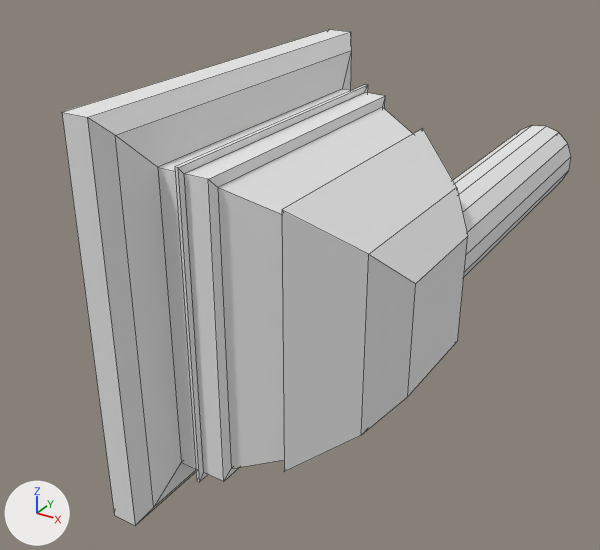
Two versions of the Blender file Models/Robot/robot_weapon_2.blend, one commit apart.
Before and after are seen from a camera (50 mm lens) standing at (8.75, -11.13, 6.61) and looking at (0.83, 1.34, -0.81). Lighting does not change. The marker at lower left points along +X, +Y and +Z. Mesh edges are drawn as thin lines.

Before the edit, the objects in view are built like this:
```python
me_cube = bpy.data.meshes.new('Cube')
me_cube.from_pydata(...)  # 92 vertices, 88 faces; spans x -0.01..4.36, y -3.6..3.46, z -3.51..3.55
me_cube.materials.append(mat_material)  # its picture is missing
me_cube_001 = bpy.data.meshes.new('Cube.001')
me_cube_001.from_pydata(...)  # 60 vertices, 45 faces; spans x 2.42..4.0, y 0.41..8.49, z -0.78..0.81
me_cube_001.materials.append(mat_material)  # its picture is missing
ob_cube = bpy.data.objects.new('Cube', me_cube)
ob_cube.location = (0.0, 0.0, 0.0)
ob_cube_001 = bpy.data.objects.new('Cube.001', me_cube_001)
ob_cube_001.location = (0.0, 0.0, 0.0)
```
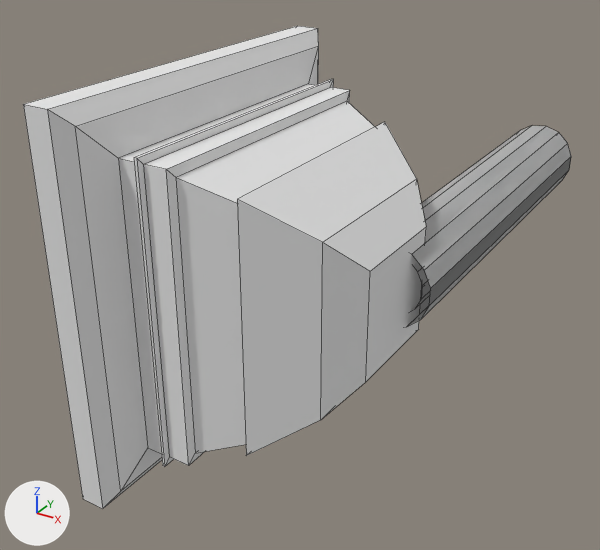
What differs and where, as boxes (x1, y1, x2, y2) in the pictures (600 x 550 px):
'Cube', moved
    before: (62, 30, 468, 525)
    after: (23, 26, 426, 509)
'Cube.001', reshaped
    before: (453, 126, 571, 277)
    after: (407, 126, 571, 327)

What changed in the scene script:
```text
Change me_cube_001:
    used by ob_cube_001; location = (0.0, 0.0, 0.0)
    remove me_cube_001.from_pydata(...)  # 60 vertices, 45 faces; spans x 2.42..4.0, y 0.41..8.49, z -0.78..0.81
    add me_cube_001.from_pydata(...)  # 120 vertices, 120 faces; spans x 2.42..4.0, y 0.41..8.49, z -0.78..0.81
    me_cube_001 part 1
    45 faces are deleted
    30 vertices are added at x 2.42..4.0, y 0.41..0.5, z -0.78..0.81
    15 new vertices lie (0.0, 8.08, 0.0) away from vertices in x 2.42..4.0, y 0.41, z -0.78..0.81
    15 new vertices lie (0.0, 7.99, 0.0) away from vertices in x 2.61..3.81, y 0.5, z -0.59..0.62
    120 new faces join them
Change ob_cube:
    ob_cube.location: (0.0, 0.0, 0.0) -> (-0.75, 0.0, 0.0)
```
